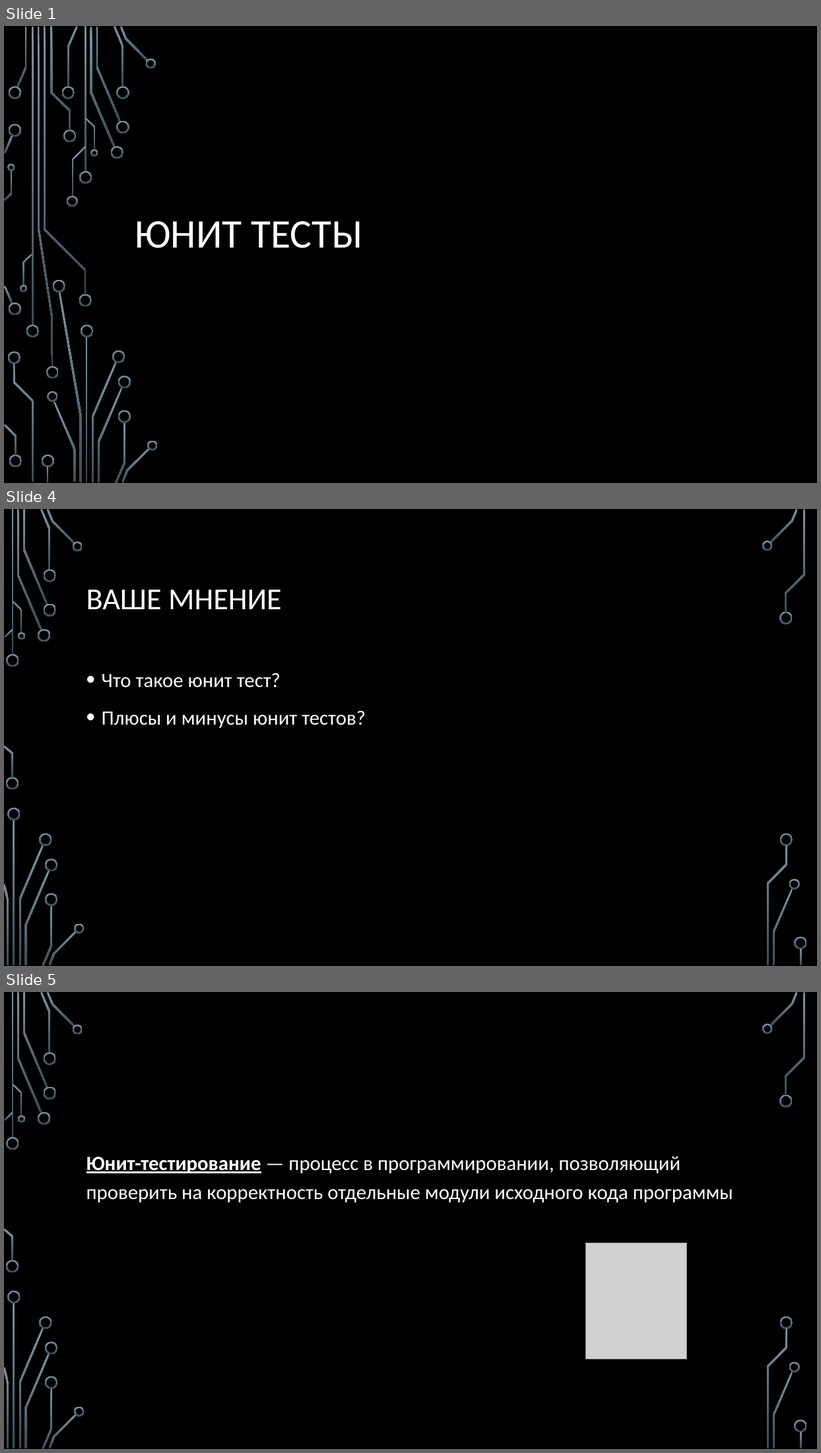
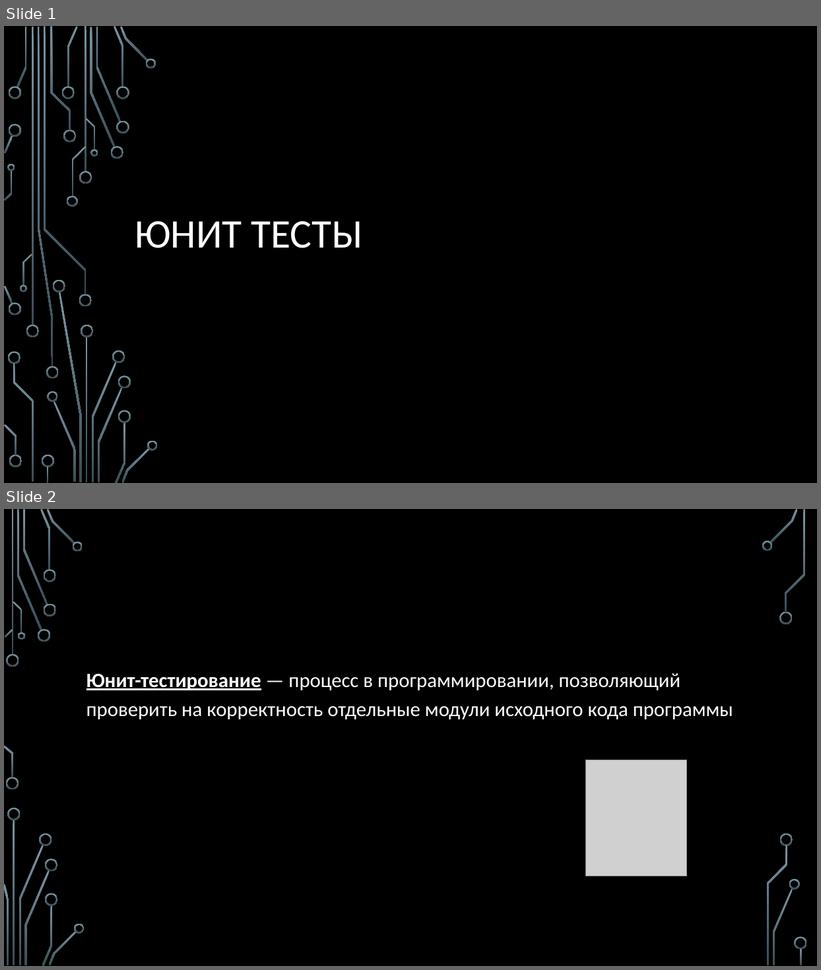
Before and after one commit to sergeyryskulov/Presentations, a slide deck: 04. Юнит тесты/Юнит тесты.pptx. Shown one above the other, each under a label of ours: slides 1, 4 and 5 before the commit, slides 1 and 2 after it; the slides between them are not shown. The pictures are 821x1453 and 821x970 pixels, drawn with LibreOffice and Linux fonts; fonts in the diff are those of the drawing; grey boxes stand for pictures; background and template pictures are left out. Boxes give left, top, right and bottom in pixels: in the first picture for what was removed or moved away, otherwise in the second. Text is boxed around its words. In the diff, an @@ line names an element or a change of style, - is before the commit and + after.

Commit message:
юнит тесты

```diff
--- a/04. Юнит тесты/Юнит тесты.pptx
+++ b/04. Юнит тесты/Юнит тесты.pptx
@@ slide 4 removed at <box>4,509,817,966</box>, background picture (left out); not listed: 36 template elements that a slide beside it also shows @@
@@ title removed at <box>86,590,282,609</box> @@
-ВАШЕ МНЕНИЕ
@@ text removed at <box>102,673,366,728</box> @@
-• Что такое юнит тест?
-• Плюсы и минусы юнит тестов?
@@ what was slide 5 is now slide 2 @@
```
Also in this commit, not shown: 3 slides changed, 2 other slides removed, 21 other files.
